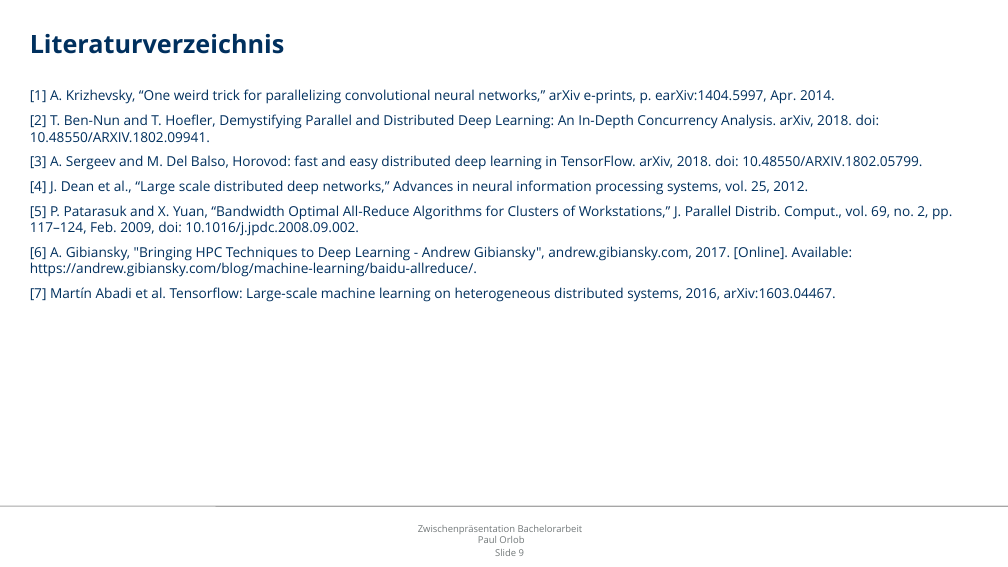
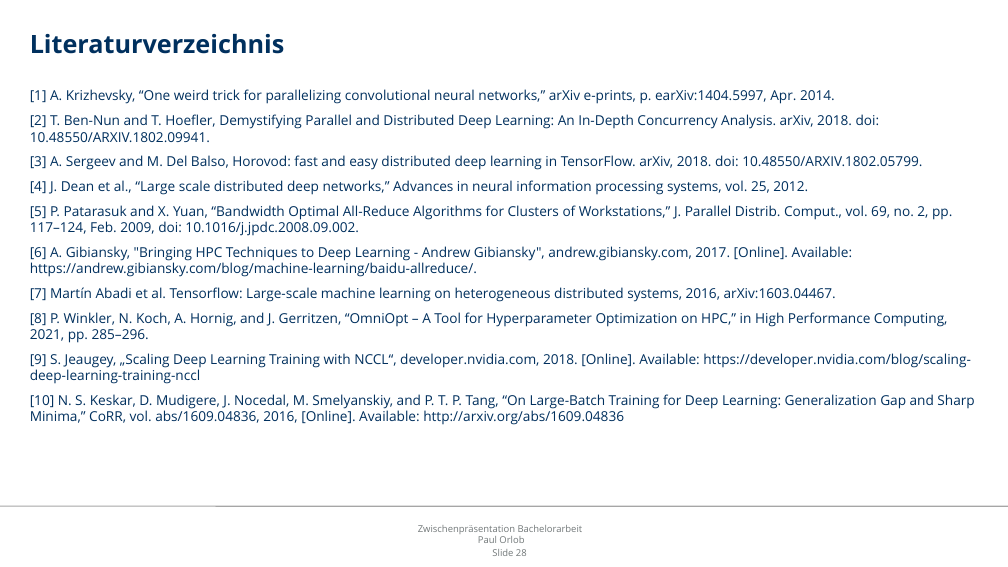
Before and after one commit to orlopau/bachelor-thesis-code, a slide deck: slide 28 of thesis/presentation.odp (slide 9 before the commit). Drawn at 1008x567 pixels with LibreOffice and Linux fonts; fonts in the diff are those of the drawing; background and template pictures are left out. Boxes give left, top, right and bottom in pixels: in the first picture for what was removed or moved away, otherwise in the second. Text is boxed around its words. In the diff, an @@ line names an element or a change of style, - is before the commit and + after.

```diff
--- a/thesis/presentation.odp
+++ b/thesis/presentation.odp
@@ text at box(30, 312, 974, 425): paragraphs added @@
+[8] P. Winkler, N. Koch, A. Hornig, and J. Gerritzen, “OmniOpt – A Tool for Hyperparameter Optimization on HPC,” in High Performance Computing, 2021, pp. 285–296.
+[9] S. Jeaugey, „Scaling Deep Learning Training with NCCL“, developer.nvidia.com, 2018. [Online]. Available: https://developer.nvidia.com/blog/scaling-deep-learning-training-nccl
+[10] N. S. Keskar, D. Mudigere, J. Nocedal, M. Smelyanskiy, and P. T. P. Tang, “On Large-Batch Training for Deep Learning: Generalization Gap and Sharp Minima,” CoRR, vol. abs/1609.04836, 2016, [Online]. Available: http://arxiv.org/abs/1609.04836
@@ page number at box(492, 549, 527, 556): text changed @@
-Slide 9
+Slide 28
```
Also in this commit, not shown: 3 other slides changed, 21 slides added, 1 slide removed, 11 other files.
